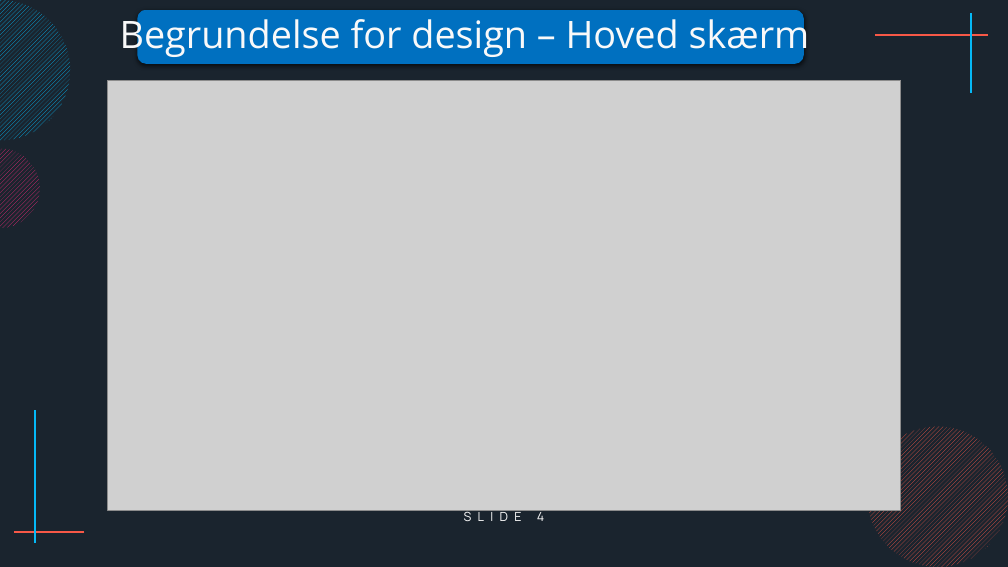
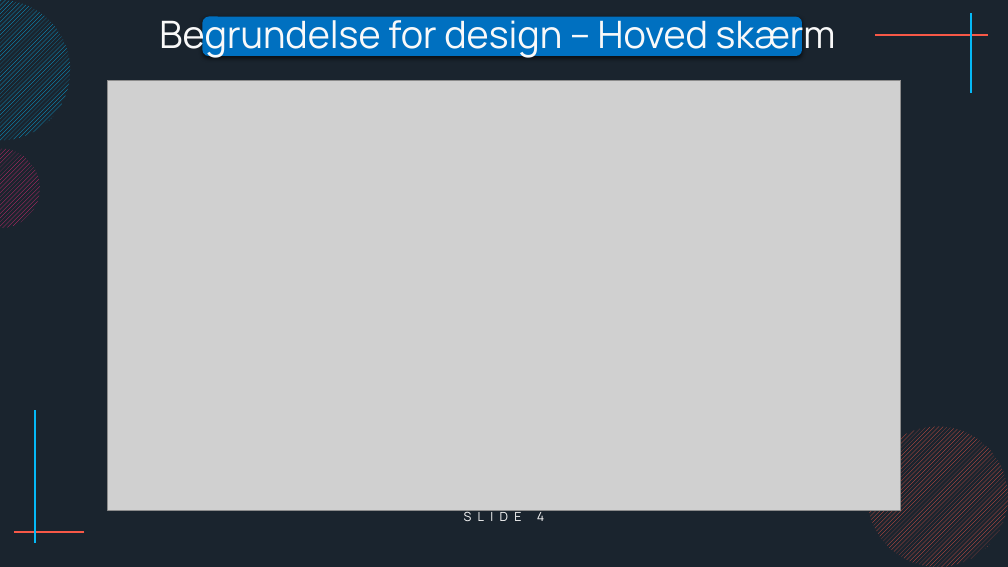
Before and after one commit to ProgrammeringOTGDKlassen/D-klassen-Programmering, a slide deck: slide 4 of Eksamensprojekt - Max/Præsentation/Præsentation af eksamensprojekt.pptx. Drawn at 1008x567 pixels with LibreOffice and Linux fonts; fonts in the diff are those of the drawing; grey boxes stand for pictures. Boxes give left, top, right and bottom in pixels: in the first picture for what was removed or moved away, otherwise in the second. Text is boxed around its words. In the diff, an @@ line names an element or a change of style, - is before the commit and + after.

```diff
--- a/Eksamensprojekt - Max/Præsentation/Præsentation af eksamensprojekt.pptx
+++ b/Eksamensprojekt - Max/Præsentation/Præsentation af eksamensprojekt.pptx
@@ text "Begrundelse for design – Hoved ...": place and size @@
-text "Begrundelse for design – Hoved ..." at (120,13,810,58)
+text "Begrundelse for design – Hoved ..." at (159,14,836,60)
@@ text "Begrundelse for design – Hoved ..." at (159,14,836,60): font Open Sans to Manrope @@
@@ rounded rectangle: place and size @@
-rounded rectangle at (138,10,805,64)
+rounded rectangle at (203,17,802,56)
```
Also in this commit, not shown: 6 other slides changed, 1 slide added, 1 other file.
